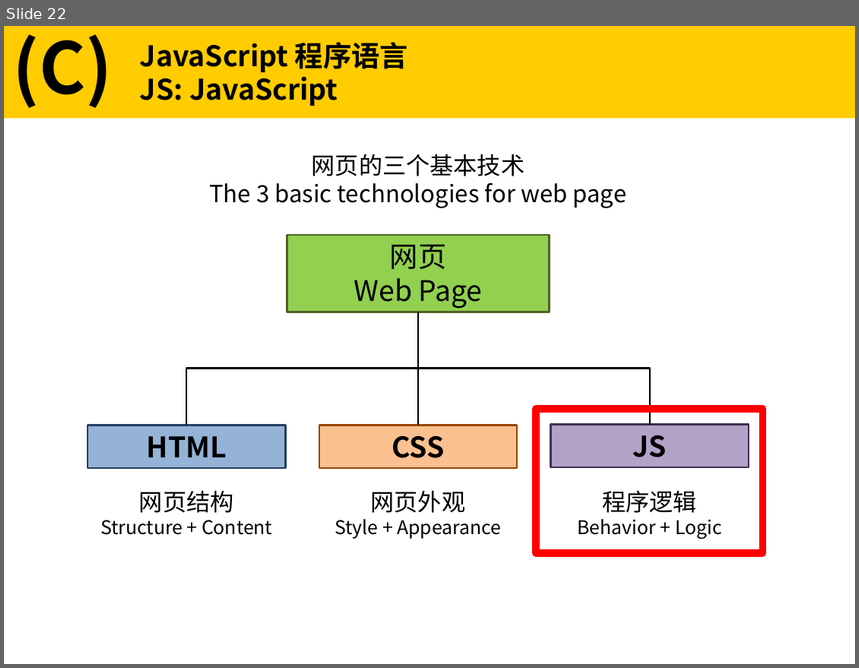
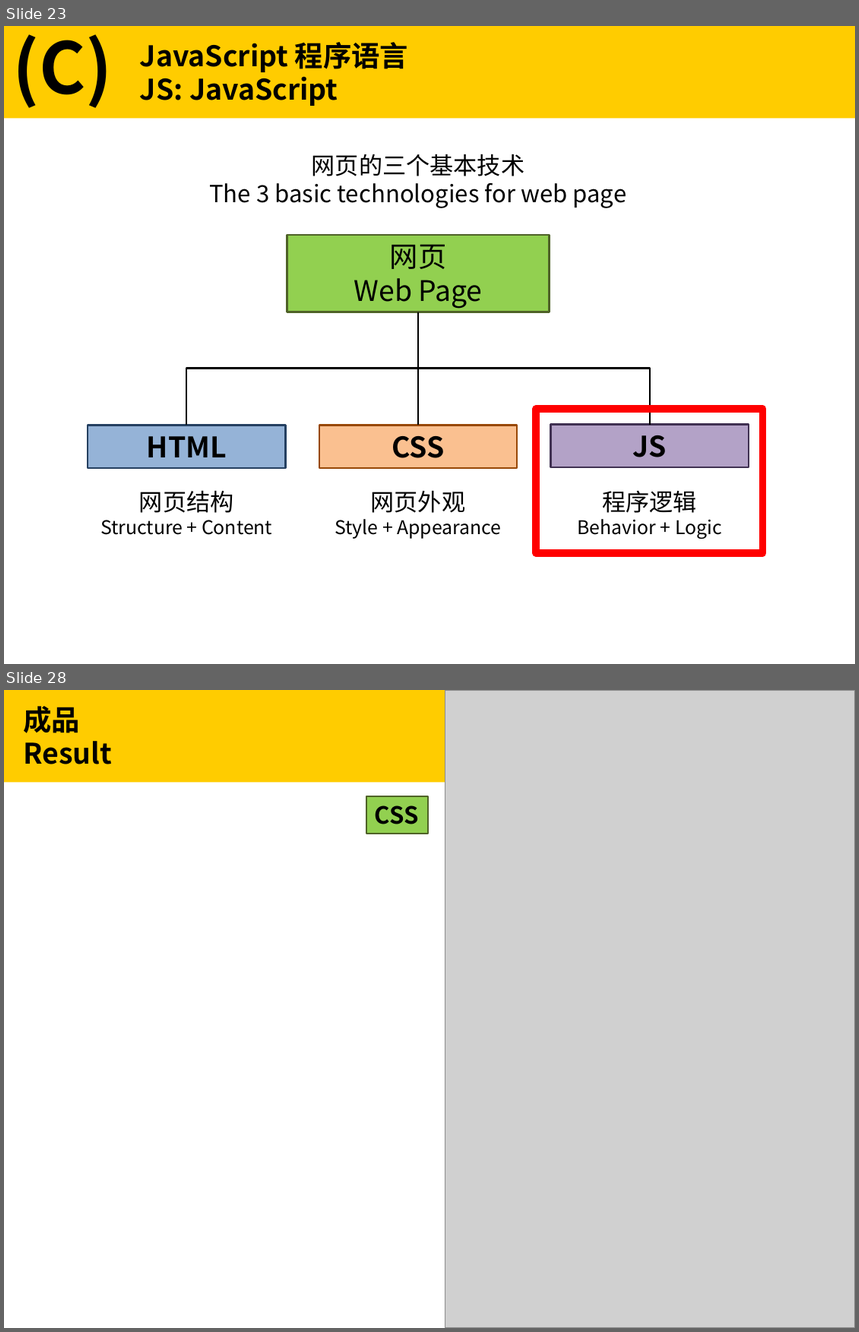
Before and after one commit to liawcv/liawcv.github.io, a slide deck: slide.pptx. Shown one above the other, each under a label of ours: slide 22 before the commit, slides 23 and 28 after it; the slides between them are not shown. The pictures are 859x668 and 859x1332 pixels, drawn with LibreOffice and Linux fonts; fonts in the diff are those of the drawing; grey boxes stand for pictures. Boxes give left, top, right and bottom in pixels: in the first picture for what was removed or moved away, otherwise in the second. Text is boxed around its words. In the diff, an @@ line names an element or a change of style, - is before the commit and + after.

```diff
--- a/slide.pptx
+++ b/slide.pptx
@@ slide 28 added at (4,690,855,1328), background #FFFFFF @@
@@ rectangle added at (4,690,855,782), fill #FFCC00, 24 pt, text #000000, bold @@
+成品
+Result
@@ picture added at (445,690,855,1328) @@
@@ rectangle added at (367,796,429,834), fill #92D050, outline #4F6228 1.5 pt, 20 pt, text #000000, bold @@
+CSS
@@ what was slide 22 is now slide 23 @@
```
Also in this commit, not shown: 12 slides changed, 3 other slides added, 1 other file.
